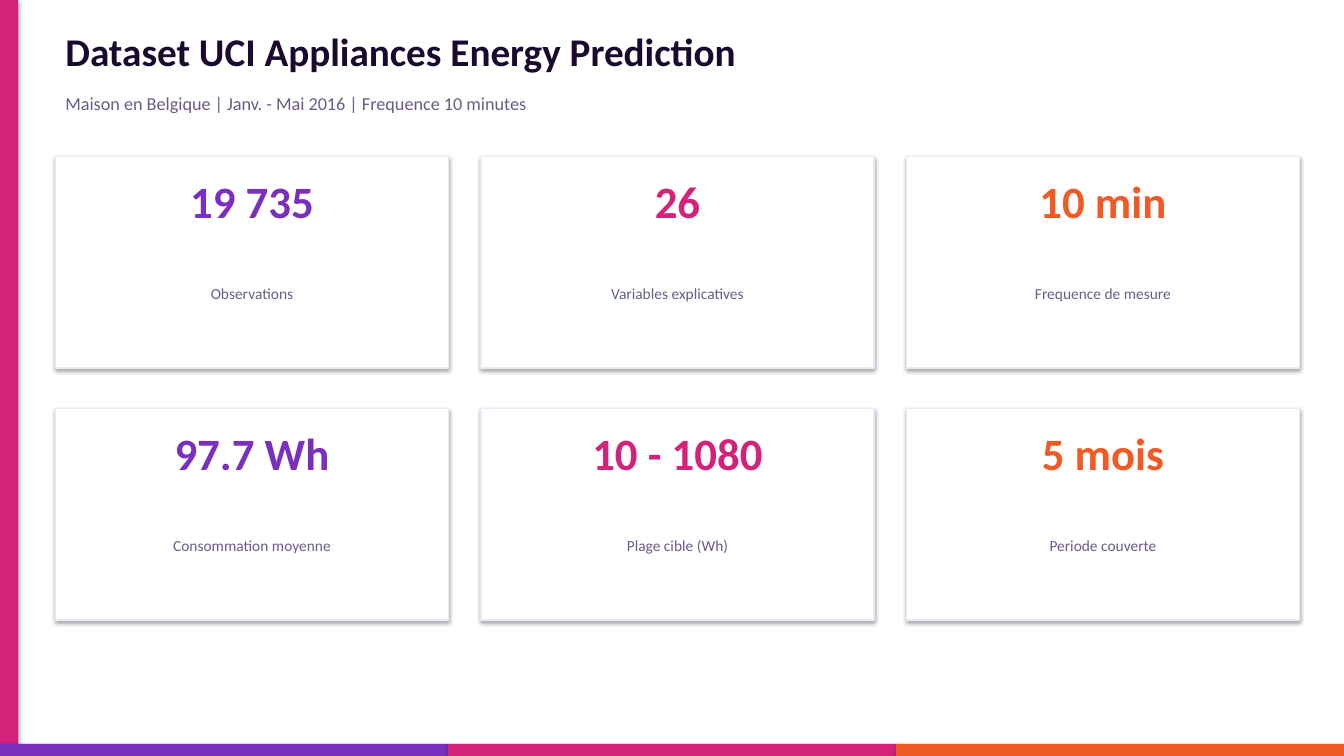
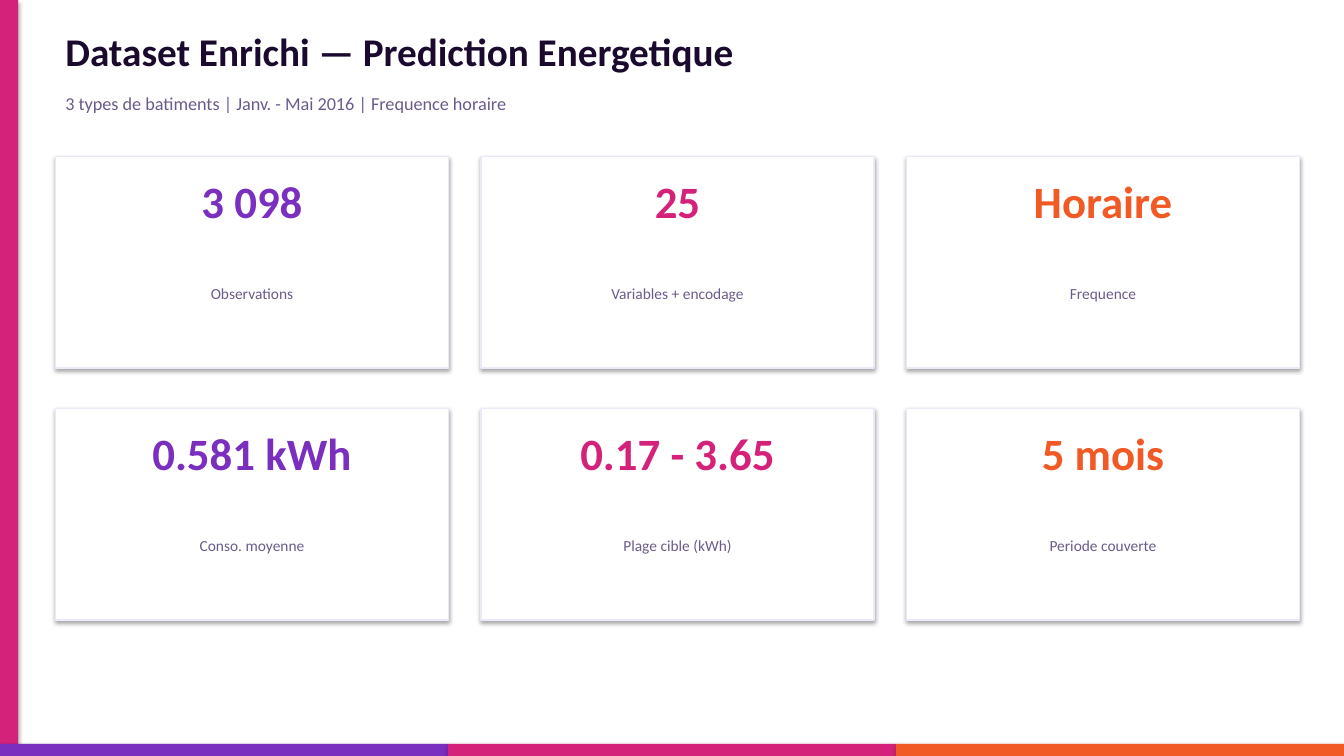
Before and after one commit to awa-creator/dashboard-energie-groupe6, a slide deck: slide 3 of Presentation_Groupe6_Prediction_Energetique.pptx. Drawn at 1344x756 pixels with LibreOffice and Linux fonts; fonts in the diff are those of the drawing. Boxes give left, top, right and bottom in pixels: in the first picture for what was removed or moved away, otherwise in the second. Text is boxed around its words. In the diff, an @@ line names an element or a change of style, - is before the commit and + after.

```diff
--- a/Presentation_Groupe6_Prediction_Energetique.pptx
+++ b/Presentation_Groupe6_Prediction_Energetique.pptx
@@ text at (x1=65, y1=38, x2=734, y2=73): text changed @@
-Dataset UCI Appliances Energy Prediction
+Dataset Enrichi — Prediction Energetique
@@ text at (x1=65, y1=97, x2=506, y2=113): text changed @@
-Maison en Belgique | Janv. - Mai 2016 | Frequence 10 minutes
+3 types de batiments | Janv. - Mai 2016 | Frequence horaire
@@ text at (x1=201, y1=187, x2=302, y2=219): text changed @@
-19 735
+3 098
@@ text at (x1=655, y1=188, x2=700, y2=219): text changed @@
-26
+25
@@ text at (x1=1034, y1=186, x2=1172, y2=219): text changed @@
-10 min
+Horaire
@@ text at (x1=611, y1=288, x2=744, y2=302): text changed @@
-Variables explicatives
+Variables + encodage
@@ text at (x1=1070, y1=289, x2=1136, y2=302): text changed @@
-Frequence de mesure
+Frequence
@@ text at (x1=152, y1=438, x2=351, y2=471): text changed @@
-97.7 Wh
+0.581 kWh
@@ text at (x1=580, y1=439, x2=774, y2=471): text changed @@
-10 - 1080
+0.17 - 3.65
@@ text at (x1=200, y1=541, x2=305, y2=554): text changed @@
-Consommation moyenne
+Conso. moyenne
@@ text at (x1=623, y1=540, x2=731, y2=554): text changed @@
-Plage cible (Wh)
+Plage cible (kWh)
```
Also in this commit, not shown: 9 other slides changed, 2 other files.
